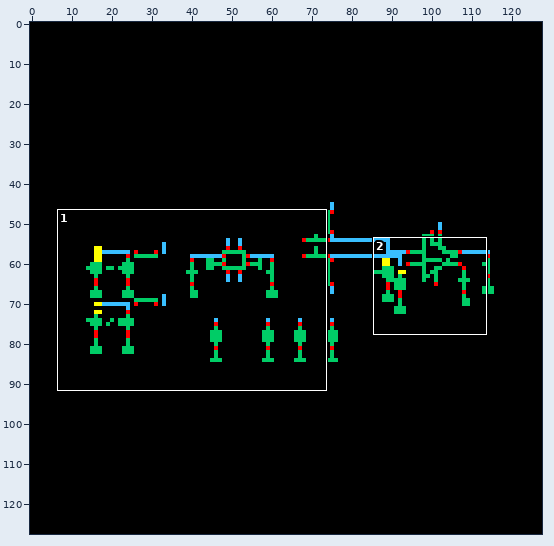
Sprite sheet: cadence/rx_ctle_test/top_level/schematic/thumbnail_128x128.png. The picture above shows the old version from afar; the outline marks the close-up.
Close-up. Before:
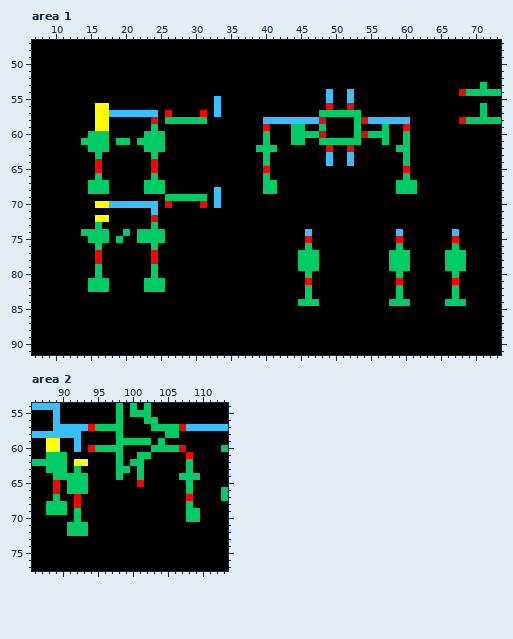
The file is 128x128 pixels. Shown: area 1: x 7..73, y 47..91; area 2: x 86..113, y 54..77.
After:
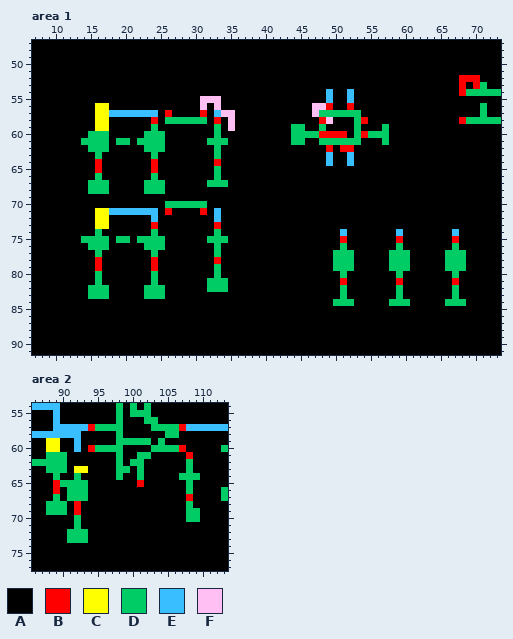
Palette (. is transparent): A #000000  B #ff0000  C #ffff00  D #00cc66  E #39bfff  F #ffbff2
What changed:
Changed rows in their new state; - is an unchanged pixel.
Area 1:
first column x 14:
52 ------------------------------------------------------BBB
53 ------------------------------------------------------B-B
55 -----------------FFF-------------------------------------
56 -----------------F-F-------------FF----------------------
57 --------------------FF-----------F-----------------------
58 -------------------B-F----AAAAAAAA-F-----AAAAAA----------
59 -------------------D-F----A-------------------A----------
60 -------------------D------A--------BBB--------A----------
61 ------------------DDD-----A-------------------A----------
62 -------------------D-----AAA---------B-------AA----------
63 -------------------D------A-------------------A----------
64 -------------------B------A-------------------A----------
65 -------------------D------A-------------------A----------
66 -------------------D------A-------------------A----------
67 ------------------DDD-----AA-----------------AAA---------
68 -------------------A------AA-----------------AAA---------
69 ------------AAAAAA-A-------------------------------------
70 --AAAAAAAAA-DDDDDD-A-------------------------------------
71 --CCEEEEEE--B----B-E-------------------------------------
72 ----------E--------E-------------------------------------
73 --CC------B--------B-------------------------------------
74 AA-A--A-AA-A-------D------------A----E-------------------
75 D-----D-----------DDD-----------A----B-------------------
76 -D-D-----D-D-------D------------A----D-------------------
77 --D-------D--------D-----------AAA--DDD------------------
78 -------------------B-----------AAA--DDD------------------
79 --B-------B--------D-----------AAA--DDD------------------
80 -------------------D------------A----D-------------------
81 -A-A-----A-A------DDD-----------A----B-------------------
82 ------------------DDD-----------A----D-------------------
83 -DDD-----DDD--------------------A----D-------------------
84 -------------------------------AAA--DDD------------------
Area 2:
first column x 90:
62 --AA
63 --CC
64 AA-A
65 D---
67 -DDD
69 --B-
71 -A-A
73 -DDD
